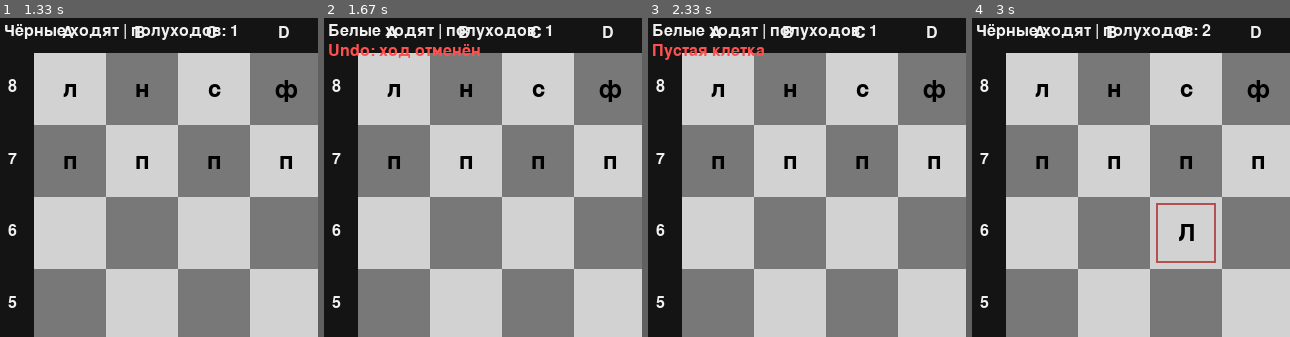
Above: before the commit, frames 1-4 (left to right).
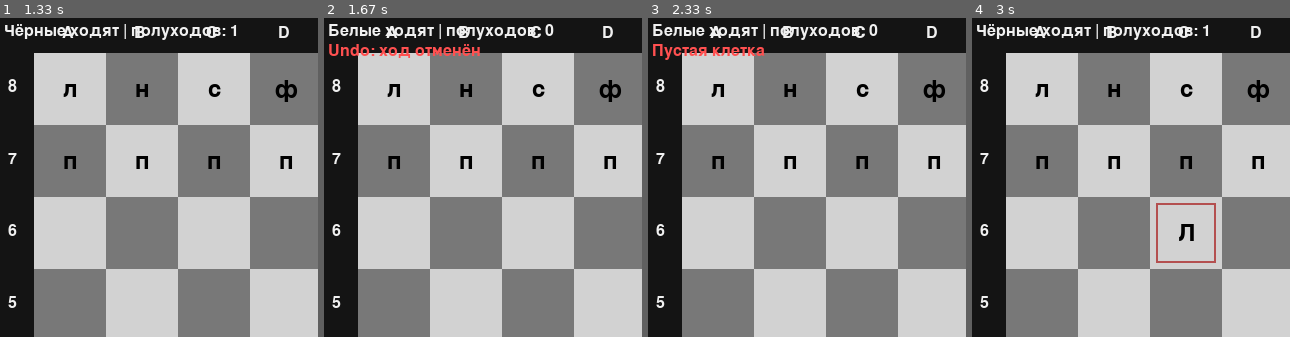
Above: after the commit, the same moments.

Repository: DedgerLabs/nash-proekt
Game: pygame game, started from pygame_main.py
Same seed, same stepped clock (60 frames per second), same inputs: the game is played once before the commit and once after it.
Inputs (mouse positions are % of the whole screen's width and height, from its top left):
- Up to frame 1 (1.33 s): type "1 (at the terminal prompt)" at 0 s; tap U at 0.33 s; click (61, 74) at 0.72 s; click (66, 15) at 1.05 s
- Up to frame 2 (1.67 s): tap U at 1.33 s
- Up to frame 3 (2.33 s): tap T at 1.67 s; click (52, 61) at 2.05 s
- Up to frame 4 (3 s): click (90, 89) at 2.38 s; click (36, 29) at 2.72 s
The pictures show only the part of the screen within x 0-50%, y 0-50%; the shares and areas given below are measured in that part.

Frame 1 is identical in both runs. In frame 2, less than 0.1% of the frame differs, in the area x 69-73%, y 1-6%; in frame 3, less than 0.1%; in frame 4, less than 0.1%.

Commit message:
поменял game

Diff:
--- a/game.py
+++ b/game.py
@@ -1,20 +1,68 @@
+from __future__ import annotations
+
 from board import SquareBoard
 from rules import ClassicChessRules
 from move import Move
-from copy import deepcopy
-
-
-
 
 
 class Game:
+    """Движок партии (board + rules + состояние хода).
+
+    UI (pygame/консоль) работает через единый API:
+      - rules.validate_move / rules.apply_move
+      - Game.push_state() перед ходом
+      - Game.undo() для отката
+
+    Вся логика undo хранится в одном месте (snapshot/restore).
+    """
+
     def __init__(self, board=None, rules=None):
-        self.board = board if board is not None else SquareBoard()   # chess default
+        self.board = board if board is not None else SquareBoard()  # chess default
         self.rules = rules if rules is not None else ClassicChessRules()
+
         self.white_turn = True
         self.move_count = 0
-        self.history = []
+        self.history: list[dict] = []
 
+    # ---------- undo / history ----------
+    def snapshot(self) -> dict:
+        """Снимок состояния партии. Хранит только то, что нужно восстановить."""
+        snap = {
+            "grid": self.board.clone_grid(),
+            "white_turn": self.white_turn,
+            "move_count": self.move_count,
+        }
+
+        # rules state (если есть)
+        if hasattr(self.rules, "moved"):
+            snap["rules_moved"] = dict(getattr(self.rules, "moved"))
+        if hasattr(self.rules, "ep"):
+            ep = getattr(self.rules, "ep")
+            snap["rules_ep"] = None if ep is None else dict(ep)
+
+        return snap
+
+    def restore(self, snap: dict) -> None:
+        self.board.grid = [row[:] for row in snap["grid"]]
+        self.white_turn = snap["white_turn"]
+        self.move_count = snap["move_count"]
+
+        if hasattr(self.rules, "moved") and "rules_moved" in snap:
+            self.rules.moved = dict(snap["rules_moved"])
+        if hasattr(self.rules, "ep") and "rules_ep" in snap:
+            self.rules.ep = snap["rules_ep"]
+
+    def push_state(self) -> None:
+        """UI вызывает это ПЕРЕД применением хода, чтобы работал undo."""
+        self.history.append(self.snapshot())
+
+    def undo(self) -> bool:
+        if not self.history:
+            return False
+        self.restore(self.history.pop())
+        return True
+
+    # ---------- консольный режим (можно не использовать) ----------
     @staticmethod
     def print_legend():
         print("Обозначения фигур:")
@@ -38,23 +86,8 @@
         print("  e8 g8  (чёрные короткая)  |  e8 c8 (чёрные длинная)")
         print()
 
-    def snapshot(self):
-        return {
-            "grid": self.board.clone_grid(),
-            "white_turn": self.white_turn,
-            "move_count": self.move_count,
-            "moved": dict(self.rules.moved),
-            "ep": None if self.rules.ep is None else dict(self.rules.ep),
-        }
-
-    def restore(self, snap):
-        self.board.grid = [row[:] for row in snap["grid"]]
-        self.white_turn = snap["white_turn"]
-        self.move_count = snap["move_count"]
-        self.rules.moved = dict(snap["moved"])
-        self.rules.ep = snap["ep"]
-
     def run(self):
+        """Консольный запуск. Для сдачи через pygame можно не использовать."""
         self.print_legend()
         self.print_menu()
 
@@ -64,11 +97,11 @@
             print(f"{side} ходят. Сделано полуходов: {self.move_count}")
             print("Подсказка: help | undo [n] | hint e2 | threatened | exit")
 
-            in_chk = self.rules.is_in_check(self.board, self.white_turn)
+            in_chk = hasattr(self.rules, "is_in_check") and self.rules.is_in_check(self.board, self.white_turn)
             if in_chk:
                 print("Внимание: ШАХ!")
 
-            if not self.rules.has_any_legal_move(self.board, self.white_turn):
+            if hasattr(self.rules, "has_any_legal_move") and (not self.rules.has_any_legal_move(self.board, self.white_turn)):
                 if in_chk:
                     print("МАТ! Игра окончена.")
                 else:
@@ -98,11 +131,10 @@
                     print("Нечего так много отменять.")
                     continue
                 for _ in range(n):
-                    snap = self.history.pop()
-                    self.restore(snap)
+                    self.undo()
                 continue
 
-            if low.startswith("hint"):
+            if low.startswith("hint") and hasattr(self.rules, "cmd_hint"):
                 parts = low.split()
                 if len(parts) < 2:
                     print("Пример: hint e2")
@@ -110,7 +142,7 @@
                 self.rules.cmd_hint(self.board, self.white_turn, parts[1])
                 continue
 
-            if low == "threatened":
+            if low == "threatened" and hasattr(self.rules, "cmd_threatened"):
                 self.rules.cmd_threatened(self.board, self.white_turn)
                 continue
 
@@ -135,39 +167,7 @@
                 print("Ошибка:", info)
                 continue
 
-            # undo snapshot ДО хода
-            self.history.append(self.snapshot())
-
+            self.push_state()
             self.rules.apply_move(self.board, mv, self.white_turn, info)
             self.move_count += 1
             self.white_turn = not self.white_turn
-
-    def push_state(self):
-        snapshot = {
-            "grid": deepcopy(self.board.grid),
-            "white_turn": self.white_turn,
-            "halfmove_count": getattr(self, "halfmove_count", 0),
-            "rules_ep": deepcopy(getattr(self.rules, "ep", None)),
-            "rules_moved": deepcopy(getattr(self.rules, "moved", None)),
-        }
-        self.history.append(snapshot)
-
-    def undo(self):
-        if not self.history:
-            return False
-
-        snap = self.history.pop()
-
-        self.board.grid = snap["grid"]
-        self.white_turn = snap["white_turn"]
-
-        if hasattr(self, "halfmove_count"):
-            self.halfmove_count = snap["halfmove_count"]
-
-        if hasattr(self.rules, "ep"):
-            self.rules.ep = snap["rules_ep"]
-
-        if hasattr(self.rules, "moved"):
-            self.rules.moved = snap["rules_moved"]
-
-        return True
